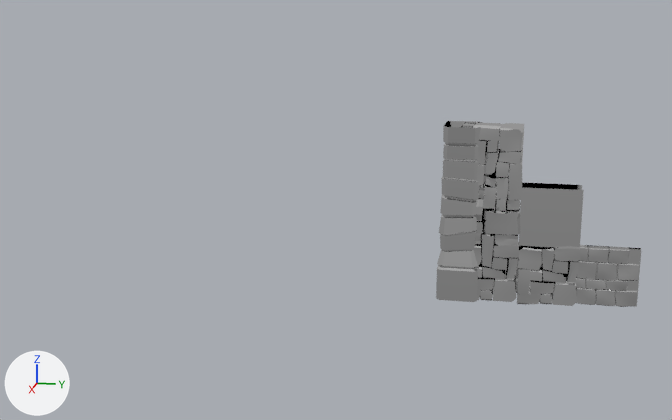
Two versions of the FBX model Assets/Art/Models/Environment/Architecture/Stonewall Modules.fbx, one commit apart.
Rendered twice from a 50 mm camera at (-4.4, 2.95, 5.32) aimed at (-20.04, -0.18, 1.4). Arrows for +X, +Y and +Z are at lower left; the lights stay in place. Where no turn or scale is listed for an object, it has been applied to the vertices.

Before the edit, the objects in view are built like this:
```python
ob_brickwall = bpy.data.objects.new('Brickwall', me_brickwall_001)
ob_brickwall.location = (-20.0, 4.5, 0.5)
ob_pillarstone = bpy.data.objects.new('PillarStone', me_pillarstone)
ob_pillarstone.location = (-20.0, 2.0, 0.0)
ob_stonewallmortar = bpy.data.objects.new('StoneWallMortar', me_stonewallmortar_001)
ob_stonewallmortar.location = (-20.0, 3.5, 1.5)
ob_stonewallshort = bpy.data.objects.new('StoneWallShort', me_stonewallshort_001)
ob_stonewallshort.location = (-20.0, 3.5, 0.5)
ob_stonewalltall = bpy.data.objects.new('StoneWallTall', me_stonewalltall_001)
ob_stonewalltall.location = (-20.0, 2.5, 0.0)
```
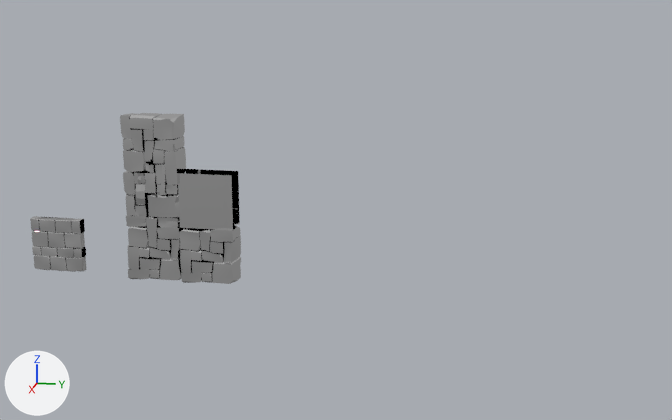
What differs and where, as boxes (x1, y1, x2, y2) in the pictures (672 x 420 px):
'StoneWallTall', moved
    before: (461, 123, 524, 302)
    after: (120, 113, 186, 280)
'StoneWallMortar', moved
    before: (519, 183, 584, 248)
    after: (178, 169, 240, 230)
'StoneWallShort', moved
    before: (515, 246, 580, 306)
    after: (179, 225, 241, 284)
'PillarStone', deleted
    before: (436, 121, 483, 302)
'Brickwall', moved
    before: (576, 245, 641, 307)
    after: (30, 216, 86, 272)

The edits, one by one:
Object 'StoneWallMortar' (ob_stonewallmortar) moves from (-20.0, 3.5, 1.5) to (-20.0, -2.5, 1.5).
Object 'Brickwall' (ob_brickwall) moves from (-20.0, 4.5, 0.5) to (-20.0, -5.5, 0.5).
Object 'StoneWallTall' (ob_stonewalltall) moves from (-20.0, 2.5, 0.0) to (-20.0, -3.5, 0.0).
Object 'PillarStone' (ob_pillarstone) is deleted.
Object 'StoneWallShort' (ob_stonewallshort) moves from (-20.0, 3.5, 0.5) to (-20.0, -2.5, 0.5).
